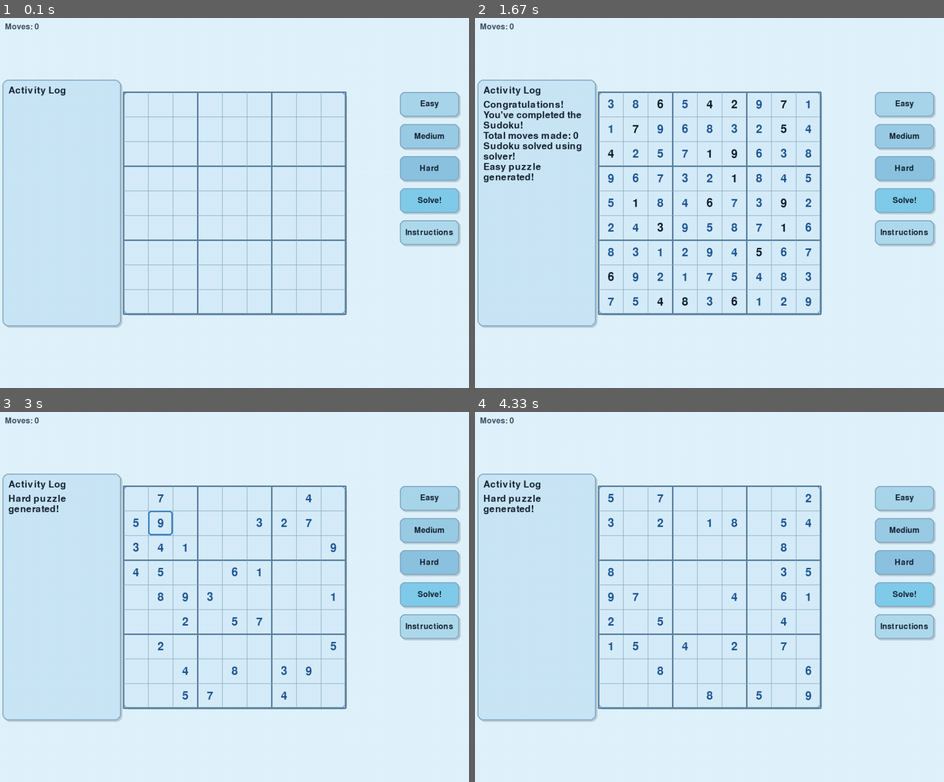
Above: before the commit, frames 1-4 (two rows, left to right).
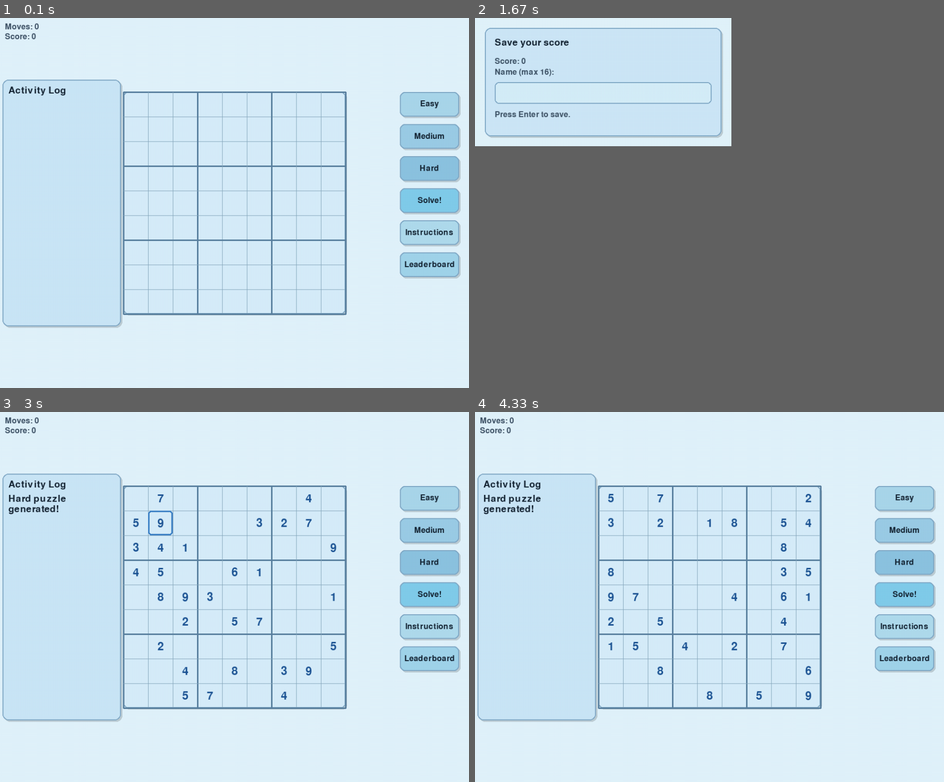
Above: after the commit, the same moments.

Repository: niko78900/pygame-sudoku
Game: pygame game, started from Python_Sudoku.py
The game is run twice, just before and just after one commit, with the same random seed, the same clock (stepped at 60 frames per second) and the same inputs.
Inputs (mouse positions are in pixels of both pictures, inside the frame that each line leads up to):
- Up to frame 1 (0.1 s): no input
- Up to frame 2 (1.67 s): click "Medium" at 0.38 s; click "Easy" at 0.72 s; click "Easy puzzle" at 1.05 s; click "Solve!" at 1.38 s
- Up to frame 3 (3 s): type "ann" at 1.67 s; tap Enter at 2 s; click (211, 693) at 2.27 s; click "Hard" at 2.6 s; click (168, 519) at 2.93 s
- Up to frame 4 (4.33 s): click (831, 563) at 3.27 s; click (878, 567) at 3.6 s; click (873, 671) at 3.93 s; hold Esc from 4.22 s (still down)
In our replay, in frame 2 the window is 900x710 before the commit and 492x246 after it. These sizes can differ from the game's own. Grey fills any space a smaller window leaves; there, only what the larger window draws over its background counts as a difference.

The runs differ from the first frame. In frame 1, 1.0% of the frame differs, in the area x 1-99%, y 4-71%; in frame 2, 13%, in the area x 0-99%, y 1-84%; in frame 3, 1.0%; in frame 4, 1.0%.

Commit message:
Added scoreboard feature

Diff:
--- a/config.py
+++ b/config.py
@@ -16,6 +16,16 @@
 INSTRUCTIONS_WIDTH = 800
 INSTRUCTIONS_HEIGHT = 600
 
+LEADERBOARD_WIDTH = 700
+LEADERBOARD_HEIGHT = 520
+LEADERBOARD_MAX_ENTRIES = 10
+
+NAME_PROMPT_WIDTH = 520
+NAME_PROMPT_HEIGHT = 260
+NAME_MAX_LENGTH = 16
+
+SCOREBOARD_FILE = "leaderboard.json"
+
 MAX_CONSOLE_MESSAGES = 100
 CONSOLE_VISIBLE_LINES = 24
 
@@ -26,6 +36,8 @@
 WINDOW_CAPTION = "Sudoku"
 INSTRUCTIONS_CAPTION = "Instructions"
 ACTIVITY_LOG_TEXT = "Activity Log"
+LEADERBOARD_CAPTION = "Leaderboard"
+NAME_PROMPT_CAPTION = "Save Score"
 
 WHITE = (255, 255, 255)
 BLACK = (0, 0, 0)
@@ -60,6 +72,7 @@
             "hard": (55, 70, 150),
             "solve": (60, 105, 175),
             "instructions": (38, 55, 85),
+            "leaderboard": (48, 95, 135),
         },
         "shadow": (0, 0, 0, 90),
     },
@@ -83,6 +96,7 @@
             "hard": (140, 195, 225),
             "solve": (130, 205, 235),
             "instructions": (175, 220, 238),
+            "leaderboard": (160, 212, 236),
         },
         "shadow": (0, 0, 0, 40),
     },
--- a/main.py
+++ b/main.py
@@ -3,8 +3,17 @@
 import pygame
 
 import config
+import scoreboard
 import ui
 from sudoku import SudokuBoard
+
+
+def score_delta(placement_count, is_correct):
+    if placement_count <= 9:
+        return 2 if is_correct else -1
+    if placement_count <= 18:
+        return 4 if is_correct else -2
+    return 5 if is_correct else -3
 
 
 def main():
@@ -23,6 +32,8 @@
     board = SudokuBoard()
     selected_cell = None
     move_count = 0
+    placement_count = 0
+    score = 0
     console_messages = []
     win_condition = False
 
@@ -51,6 +62,8 @@
                         ui.log_message(console_messages, "Failed to generate puzzle.")
                     win_condition = False
                     move_count = 0
+                    placement_count = 0
+                    score = 0
                     selected_cell = None
                 elif buttons["medium"].collidepoint(mouse_pos):
                     console_messages.clear()
@@ -60,6 +73,8 @@
                         ui.log_message(console_messages, "Failed to generate puzzle.")
                     win_condition = False
                     move_count = 0
+                    placement_count = 0
+                    score = 0
                     selected_cell = None
                 elif buttons["hard"].collidepoint(mouse_pos):
                     console_messages.clear()
@@ -69,6 +84,8 @@
                         ui.log_message(console_messages, "Failed to generate puzzle.")
                     win_condition = False
                     move_count = 0
+                    placement_count = 0
+                    score = 0
                     selected_cell = None
                 elif buttons["solve"].collidepoint(mouse_pos):
                     if board.solve():
@@ -77,6 +94,9 @@
                         ui.log_message(console_messages, "No solution found.")
                 elif buttons["instructions"].collidepoint(mouse_pos):
                     screen = ui.render_instructions(screen, fonts, theme)
+                elif buttons["leaderboard"].collidepoint(mouse_pos):
+                    entries = scoreboard.get_leaderboard()
+                    screen = ui.render_leaderboard(screen, fonts, theme, entries)
 
             if event.type == pygame.KEYDOWN:
                 if event.key == pygame.K_t:
@@ -102,9 +122,34 @@
                         ui.log_message(console_messages, "Cell is locked.")
                     elif board.make_move(row, col, value):
                         move_count += 1
-                        ui.log_message(console_messages, "Move successful!")
+                        if board.has_solution():
+                            placement_count += 1
+                            is_correct = board.get_solution_value(row, col) == value
+                            delta = score_delta(placement_count, is_correct)
+                            score += delta
+                            if is_correct:
+                                ui.log_message(
+                                    console_messages,
+                                    f"Correct move! ({delta:+d} pts)",
+                                )
+                            else:
+                                ui.log_message(
+                                    console_messages,
+                                    f"Incorrect move. ({delta:+d} pts)",
+                                )
+                        else:
+                            ui.log_message(console_messages, "Move successful!")
                     else:
-                        ui.log_message(console_messages, "Invalid move!")
+                        if board.has_solution():
+                            placement_count += 1
+                            delta = score_delta(placement_count, False)
+                            score += delta
+                            ui.log_message(
+                                console_messages,
+                                f"Invalid move. ({delta:+d} pts)",
+                            )
+                        else:
+                            ui.log_message(console_messages, "Invalid move!")
 
                 if selected_cell and event.key in [pygame.K_BACKSPACE, pygame.K_0]:
                     row, col = selected_cell
@@ -121,7 +166,7 @@
                         ui.log_message(console_messages, "No solution found.")
 
         ui.draw_grid(screen, board, selected_cell, fonts, theme)
-        ui.draw_move_counter(screen, fonts, move_count, theme)
+        ui.draw_move_counter(screen, fonts, move_count, score, theme)
         ui.draw_console(screen, fonts, console_messages, theme)
         ui.draw_buttons(screen, fonts, buttons, theme)
 
@@ -131,6 +176,12 @@
             ui.log_message(console_messages, "Sudoku!")
             ui.log_message(console_messages, "You've completed the")
             ui.log_message(console_messages, "Congratulations!")
+            screen, player_name = ui.prompt_player_name(screen, fonts, theme, score)
+            if player_name is None:
+                running = False
+                break
+            scoreboard.update_score(player_name, score)
+            ui.log_message(console_messages, f"Score saved for {player_name}.")
             move_count = 0
 
         pygame.display.flip()
--- /dev/null
+++ b/scoreboard.py
@@ -0,0 +1,69 @@
+import json
+import string
+from pathlib import Path
+
+import config
+
+ALLOWED_NAME_CHARS = set(string.ascii_letters + string.digits + " _-")
+
+
+def _score_path():
+    return Path(__file__).with_name(config.SCOREBOARD_FILE)
+
+
+def load_scores():
+    path = _score_path()
+    if not path.exists():
+        return []
+    try:
+        with path.open("r", encoding="utf-8") as file_handle:
+            data = json.load(file_handle)
+    except (OSError, json.JSONDecodeError):
+        return []
+    if not isinstance(data, list):
+        return []
+    cleaned = []
+    for entry in data:
+        if not isinstance(entry, dict):
+            continue
+        name = entry.get("name")
+        score = entry.get("score")
+        if isinstance(name, str) and isinstance(score, int):
+            cleaned.append({"name": name, "score": score})
+    return cleaned
+
+
+def save_scores(entries):
+    path = _score_path()
+    with path.open("w", encoding="utf-8") as file_handle:
+        json.dump(entries, file_handle, indent=2)
+
+
+def update_score(name, score):
+    entries = load_scores()
+    for entry in entries:
+        if entry["name"] == name:
+            entry["score"] = score
+            save_scores(entries)
+            return entries
+    entries.append({"name": name, "score": score})
+    save_scores(entries)
+    return entries
+
+
+def get_leaderboard():
+    entries = load_scores()
+    return sorted(entries, key=lambda item: (-item["score"], item["name"].lower()))
+
+
+def validate_name(name):
+    if not name:
+        return "Name cannot be empty."
+    if name != name.strip():
+        return "Name cannot start or end with a space."
+    if len(name) > config.NAME_MAX_LENGTH:
+        return f"Name must be {config.NAME_MAX_LENGTH} characters or fewer."
+    for char in name:
+        if char not in ALLOWED_NAME_CHARS:
+            return "Use letters, numbers, spaces, _ or - only."
+    return None
--- a/sudoku.py
+++ b/sudoku.py
@@ -6,6 +6,7 @@
         self.graph = {}
         self.values = {}
         self.givens = set()
+        self.solution = {}
         self._create_graph()
 
     def _create_graph(self):
@@ -38,6 +39,7 @@
         for node in self.values:
             self.values[node] = 0
         self.givens.clear()
+        self.solution.clear()
 
     def get_value(self, row, col):
         return self.values.get((row, col), 0)
@@ -47,6 +49,12 @@
 
     def is_given(self, row, col):
         return (row, col) in self.givens
+
+    def has_solution(self):
+        return bool(self.solution)
+
+    def get_solution_value(self, row, col):
+        return self.solution.get((row, col), 0)
 
     def is_valid(self, row, col, num):
         node = (row, col)
@@ -111,6 +119,7 @@
         self.reset()
         if not self._fill_board():
             return False
+        self.solution = dict(self.values)
 
         cells_to_remove = self._cells_to_remove(difficulty)
         all_cells = list(self.values.keys())
--- a/ui.py
+++ b/ui.py
@@ -1,6 +1,7 @@
 import pygame
 
 import config
+import scoreboard
 
 
 def get_grid_offset():
@@ -39,6 +40,12 @@
             config.BUTTON_WIDTH,
             config.BUTTON_HEIGHT,
         ),
+        "leaderboard": pygame.Rect(
+            x_pos,
+            y_start + 5 * (config.BUTTON_HEIGHT + config.BUTTON_SPACING),
+            config.BUTTON_WIDTH,
+            config.BUTTON_HEIGHT,
+        ),
     }
 
 
@@ -139,6 +146,7 @@
         "hard": "Hard",
         "solve": "Solve!",
         "instructions": "Instructions",
+        "leaderboard": "Leaderboard",
     }
 
     for key, rect in buttons.items():
@@ -160,11 +168,15 @@
         )
 
 
-def draw_move_counter(screen, fonts, move_count, theme):
-    text_surface = fonts["counter"].render(
+def draw_move_counter(screen, fonts, move_count, score, theme):
+    moves_surface = fonts["counter"].render(
         f"Moves: {move_count}", True, theme["muted_text"]
     )
-    screen.blit(text_surface, (10, 10))
+    score_surface = fonts["counter"].render(
+        f"Score: {score}", True, theme["muted_text"]
+    )
+    screen.blit(moves_surface, (10, 10))
+    screen.blit(score_surface, (10, 10 + moves_surface.get_height() + 4))
 
 
 def wrap_text(font, text, max_width):
@@ -293,6 +305,8 @@
         "5. Use the Solver button to solve the board automatically.",
         "6. Use the Easy, Medium, or Hard buttons to start a new game.",
         "7. To win, fill the board correctly with numbers 1 through 9.",
+        "8. View the leaderboard using the Leaderboard button.",
+        "9. Your score is saved after completing a puzzle.",
         "Press T to toggle the theme.",
         "Press ESC to return to the game.",
     ]
@@ -315,3 +329,197 @@
                 screen = pygame.display.set_mode((config.SCREEN_WIDTH, config.SCREEN_HEIGHT))
                 pygame.display.set_caption(config.WINDOW_CAPTION)
                 return screen
+
+
+def prompt_player_name(screen, fonts, theme, score):
+    prompt_window = pygame.display.set_mode(
+        (config.NAME_PROMPT_WIDTH, config.NAME_PROMPT_HEIGHT)
+    )
+    pygame.display.set_caption(config.NAME_PROMPT_CAPTION)
+
+    input_text = ""
+    error_message = ""
+    clock = pygame.time.Clock()
+
+    panel_rect = pygame.Rect(
+        20,
+        20,
+        config.NAME_PROMPT_WIDTH - 40,
+        config.NAME_PROMPT_HEIGHT - 40,
+    )
+    input_rect = pygame.Rect(
+        panel_rect.x + 20,
+        panel_rect.y + 110,
+        panel_rect.width - 40,
+        44,
+    )
+
+    while True:
+        for event in pygame.event.get():
+            if event.type == pygame.QUIT:
+                screen = pygame.display.set_mode((config.SCREEN_WIDTH, config.SCREEN_HEIGHT))
+                pygame.display.set_caption(config.WINDOW_CAPTION)
+                return screen, None
+            if event.type == pygame.KEYDOWN:
+                if event.key == pygame.K_RETURN:
+                    candidate = input_text.strip()
+                    error_message = scoreboard.validate_name(candidate)
+                    if not error_message:
+                        screen = pygame.display.set_mode(
+                            (config.SCREEN_WIDTH, config.SCREEN_HEIGHT)
+                        )
+                        pygame.display.set_caption(config.WINDOW_CAPTION)
+                        return screen, candidate
+                    input_text = candidate
+                elif event.key == pygame.K_BACKSPACE:
+                    input_text = input_text[:-1]
+                elif event.unicode:
+                    if (
+                        len(input_text) < config.NAME_MAX_LENGTH
+                        and event.unicode in scoreboard.ALLOWED_NAME_CHARS
+                    ):
+                        input_text += event.unicode
+
+        prompt_window.fill(theme["background"])
+        draw_shadow(
+            prompt_window,
+            panel_rect,
+            theme["shadow"],
+            config.PANEL_SHADOW_OFFSET,
+            config.PANEL_RADIUS,
+        )
+        draw_panel(
+            prompt_window,
+            panel_rect,
+            theme["panel"],
+            theme["panel_border"],
+            config.PANEL_RADIUS,
+        )
+
+        title = fonts["console"].render("Save your score", True, theme["text"])
+        prompt_window.blit(title, (panel_rect.x + 20, panel_rect.y + 20))
+
+        score_text = fonts["counter"].render(f"Score: {score}", True, theme["muted_text"])
+        prompt_window.blit(score_text, (panel_rect.x + 20, panel_rect.y + 60))
+
+        hint = f"Name (max {config.NAME_MAX_LENGTH}):"
+        hint_text = fonts["counter"].render(hint, True, theme["muted_text"])
+        prompt_window.blit(hint_text, (input_rect.x, input_rect.y - 28))
+
+        pygame.draw.rect(prompt_window, theme["grid_bg"], input_rect, border_radius=8)
+        pygame.draw.rect(prompt_window, theme["panel_border"], input_rect, 2, border_radius=8)
+
+        display_text = input_text or " "
+        text_surface = fonts["console"].render(display_text, True, theme["text"])
+        prompt_window.blit(text_surface, (input_rect.x + 10, input_rect.y + 6))
+
+        if error_message:
+            error_lines = wrap_text(fonts["counter"], error_message, panel_rect.width - 40)
+            for index, line in enumerate(error_lines):
+                error_surface = fonts["counter"].render(line, True, theme["given_text"])
+                prompt_window.blit(
+                    error_surface,
+                    (panel_rect.x + 20, input_rect.bottom + 12 + index * 22),
+                )
+        else:
+            help_text = "Press Enter to save."
+            help_surface = fonts["counter"].render(help_text, True, theme["muted_text"])
+            prompt_window.blit(help_surface, (panel_rect.x + 20, input_rect.bottom + 14))
+
+        pygame.display.flip()
+        clock.tick(30)
+
+
+def render_leaderboard(screen, fonts, theme, entries):
+    leaderboard_window = pygame.display.set_mode(
+        (config.LEADERBOARD_WIDTH, config.LEADERBOARD_HEIGHT)
+    )
+    pygame.display.set_caption(config.LEADERBOARD_CAPTION)
+
+    clock = pygame.time.Clock()
+
+    panel_rect = pygame.Rect(
+        24,
+        24,
+        config.LEADERBOARD_WIDTH - 48,
+        config.LEADERBOARD_HEIGHT - 48,
+    )
+    header_y = panel_rect.y + 20
+    line_height = fonts["console"].get_linesize()
+
+    while True:
+        for event in pygame.event.get():
+            if event.type == pygame.QUIT:
+                screen = pygame.display.set_mode((config.SCREEN_WIDTH, config.SCREEN_HEIGHT))
+                pygame.display.set_caption(config.WINDOW_CAPTION)
+                return screen
+            if event.type == pygame.KEYDOWN and event.key == pygame.K_ESCAPE:
+                screen = pygame.display.set_mode((config.SCREEN_WIDTH, config.SCREEN_HEIGHT))
+                pygame.display.set_caption(config.WINDOW_CAPTION)
+                return screen
+
+        leaderboard_window.fill(theme["background"])
+        draw_shadow(
+            leaderboard_window,
+            panel_rect,
+            theme["shadow"],
+            config.PANEL_SHADOW_OFFSET,
+            config.PANEL_RADIUS,
+        )
+        draw_panel(
+            leaderboard_window,
+            panel_rect,
+            theme["panel"],
+            theme["panel_border"],
+            config.PANEL_RADIUS,
+        )
+
+        title = fonts["console"].render("Leaderboard", True, theme["text"])
+        leaderboard_window.blit(title, (panel_rect.x + 20, header_y))
+
+        col_rank = panel_rect.x + 20
+        col_name = panel_rect.x + 90
+        col_score = panel_rect.right - 120
+        header_y += line_height + 10
+
+        header_rank = fonts["counter"].render("Rank", True, theme["muted_text"])
+        header_name = fonts["counter"].render("Player", True, theme["muted_text"])
+        header_score = fonts["counter"].render("Score", True, theme["muted_text"])
+        leaderboard_window.blit(header_rank, (col_rank, header_y))
+        leaderboard_window.blit(header_name, (col_name, header_y))
+        leaderboard_window.blit(header_score, (col_score, header_y))
+
+        content_y = header_y + line_height + 8
+        if not entries:
+            empty_text = fonts["counter"].render(
+                "No scores yet. Finish a puzzle to add one!", True, theme["muted_text"]
+            )
+            leaderboard_window.blit(empty_text, (panel_rect.x + 20, content_y))
+        else:
+            max_entries = min(config.LEADERBOARD_MAX_ENTRIES, len(entries))
+            for index in range(max_entries):
+                entry = entries[index]
+                rank_text = fonts["counter"].render(
+                    str(index + 1), True, theme["text"]
+                )
+                name_text = fonts["counter"].render(
+                    entry["name"], True, theme["text"]
+                )
+                score_text = fonts["counter"].render(
+                    str(entry["score"]), True, theme["text"]
+                )
+                y_pos = content_y + index * (line_height + 6)
+                leaderboard_window.blit(rank_text, (col_rank, y_pos))
+                leaderboard_window.blit(name_text, (col_name, y_pos))
+                leaderboard_window.blit(score_text, (col_score, y_pos))
+
+        footer_text = fonts["counter"].render(
+            "Press ESC to return.", True, theme["muted_text"]
+        )
+        leaderboard_window.blit(
+            footer_text,
+            (panel_rect.x + 20, panel_rect.bottom - footer_text.get_height() - 14),
+        )
+
+        pygame.display.flip()
+        clock.tick(30)
